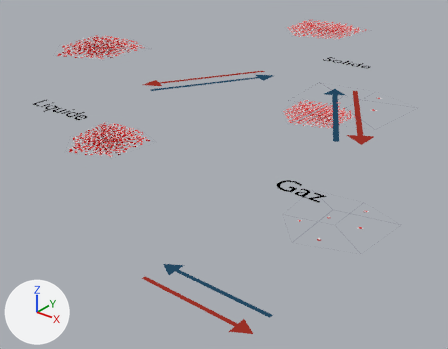
An edit to the Blender file images/thermodynamique/transformation_matiere.blend, drawn before and after from the same camera.
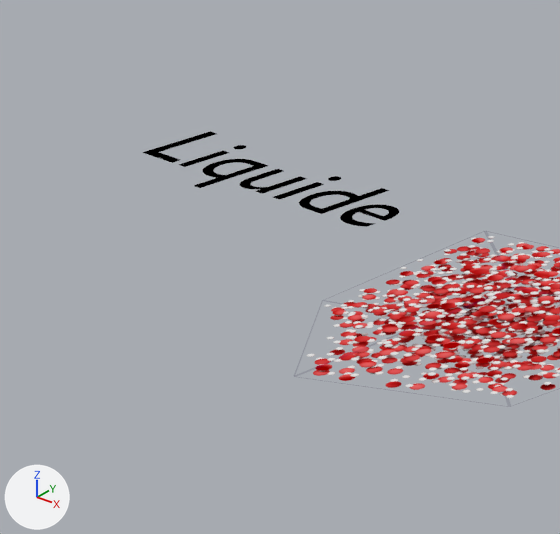
The first picture shows the older version from a camera (50 mm lens) standing at (7.55, -11.13, 4.54) and looking at (-0.74, -0.77, -1.88). The close-ups show both versions on the part from 0% to 27% of the width and 20% to 53% of the height of that picture; other places that the commit changed are outside them. Arrows for +X, +Y and +Z are at lower left; the lights stay in place. Text is drawn in Blender's own font.

Objects in the first close-up: 'Liquide', 'Liquide.001'.
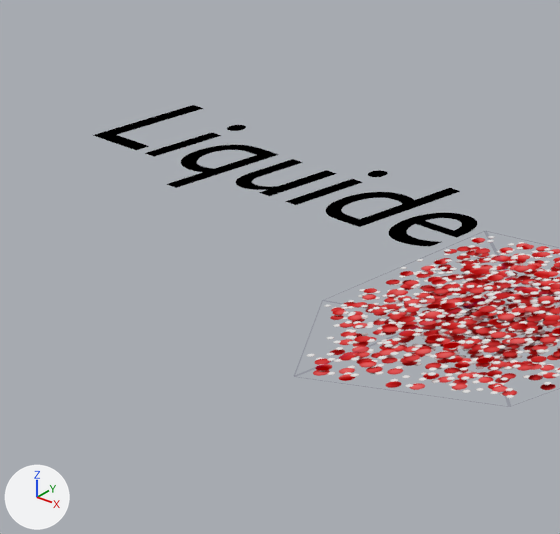
The change, as a diff of the scene's bpy script:
```diff
--- a/images/thermodynamique/transformation_matiere.blend.py
+++ b/images/thermodynamique/transformation_matiere.blend.py
@@ ob_liquide @@
 ob_liquide.location = (-3.0, -3.673, 0.0)
-ob_liquide.scale = (0.285, 0.285, 0.285)
+ob_liquide.scale = (0.427, 0.427, 0.427)
```

Where the change shows, as pixel boxes [x1, y1, x2, y2] in the close-ups (560 x 534 px):
'Liquide', rescaled (49% wider, 43% taller): before [142, 139, 399, 227]; after [93, 121, 477, 247]
